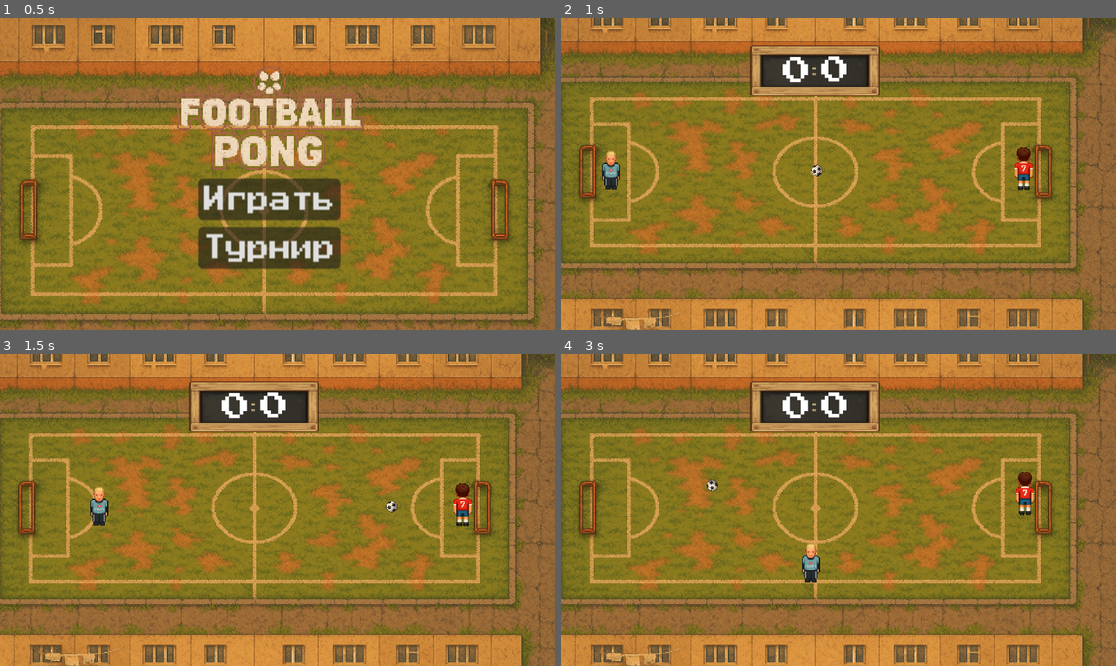
Above: before the commit, frames 1-4 (two rows, left to right).
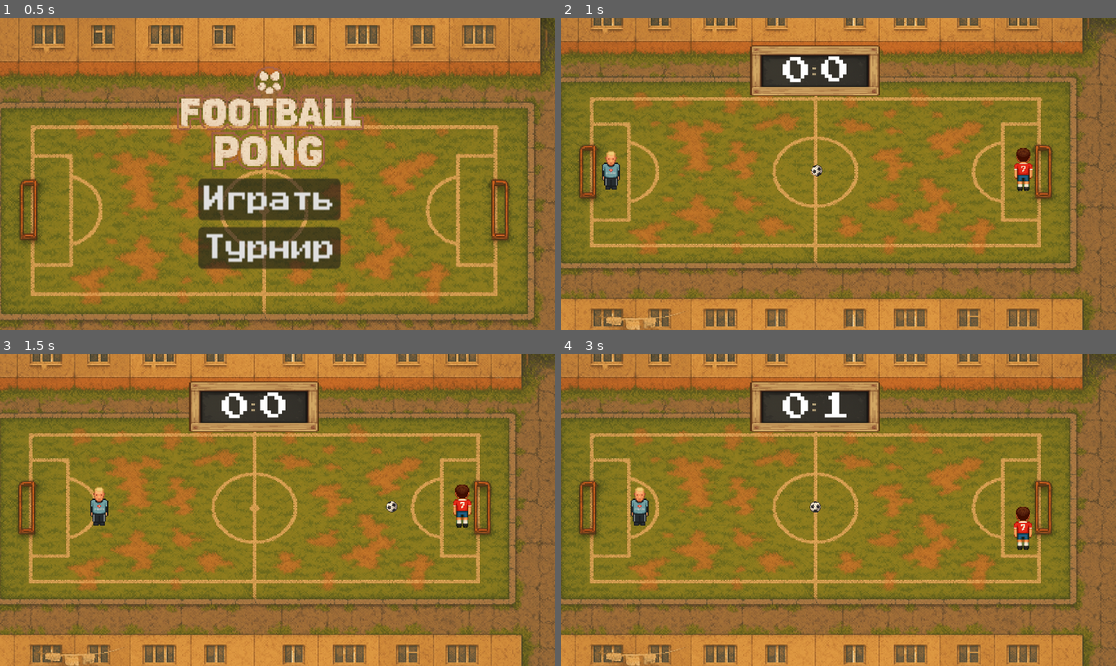
Above: after the commit, the same moments.

Repository: supervi5w4/footballpong
Game: Godot game, scene res://scenes/menu.tscn
Two runs of this game, one before a commit and one after it. Both use one fixed random seed, a clock stepped at 60 frames per second and the inputs below.
Inputs:
- Up to frame 1 (0.5 s): no input
- Up to frame 2 (1 s): click "Играть" at 0.5 s
- Up to frame 3 (1.5 s): hold Right (ui_right) from 1.28 s (still down)
- Up to frame 4 (3 s): release Right (ui_right) at 2.03 s; hold Down (ui_down) 2.03-2.78 s; hold Right (ui_right) from 2.78 s (still down)

Frame 1 is identical in both runs. In frame 2, 0.2% of the frame differs, in the area x 81-85%, y 41-56%; in frame 3, 0.2%; in frame 4, 1.7%, in the area x 12-86%, y 12-74%.

Commit message:
Add files via upload

Diff:
--- a/scenes/ai_paddle.gd
+++ b/scenes/ai_paddle.gd
@@ -1,15 +1,15 @@
 # ------------------------------------------------------------
 # AiPaddle.gd — Advanced AI for Football Pong
-# Godot 4.4.1 | GDScript 2.0 | v2.6+ (HIGH_SPEED_DEFEND, EDGE_GUARD, aggression)
+# Godot 4.4.1 | GDScript 2.0
+# v2.6+ (HIGH_SPEED_DEFEND, EDGE_GUARD, aggression, safety fixes)
 # ------------------------------------------------------------
 extends CharacterBody2D
 class_name AiPaddle
 
 # ---------------- Tunables & Constants ----------------
-@export var skill: float = 0.85
-@export_enum("aggressive", "balanced", "defensive")
-var behaviour_style: String = "balanced"
-@export var aggression: float = 0.5    # 0 — очень сдержанно, 1 — очень навязчиво
+@export_range(0.0, 1.0, 0.01) var skill: float = 0.85
+@export_enum("aggressive", "balanced", "defensive") var behaviour_style: String = "balanced"
+@export_range(0.0, 1.0, 0.01) var aggression: float = 0.5  # 0 — сдержанно, 1 — навязчиво
 
 @export var ball_path: NodePath
 @export var player_path: NodePath
@@ -57,8 +57,12 @@
 
 # ---------------- READY ----------------
 func _ready() -> void:
-	_ball   = get_node(ball_path)   as RigidBody2D
-	_player = get_node(player_path) as CharacterBody2D
+	_ball   = get_node_or_null(ball_path)   as RigidBody2D
+	_player = get_node_or_null(player_path) as CharacterBody2D
+	if _ball == null or _player == null:
+		push_error("AiPaddle: ball_path/player_path не назначены.")
+		set_physics_process(false)
+		return
 	start_pos = global_position
 	_think()
 	_schedule_next_think()
@@ -82,22 +86,28 @@
 	_handle_ball_collisions()
 	_check_first_hit_reset()
 
-# ------------ Collision & First‑hit helpers ------------
+# ------------ Collision & First-hit helpers ------------
 func _handle_ball_collisions() -> void:
 	for i in range(get_slide_collision_count()):
 		var col: KinematicCollision2D = get_slide_collision(i)
-		if col.get_collider() is RigidBody2D and col.get_collider().is_in_group("ball"):
-			var info: Dictionary = Utils.reflect(
-				(col.get_collider() as RigidBody2D).linear_velocity,
-				col.get_normal(),
-				velocity, 1.07)
-			var ball: RigidBody2D = col.get_collider() as RigidBody2D
+		var rb := col.get_collider() as RigidBody2D
+		if rb and rb.is_in_group("ball"):
+			var info: Dictionary = Utils.reflect(rb.linear_velocity, col.get_normal(), velocity, 1.07)
+
 			if _is_first_hit:
-				var sign_dir: float = sign(ball.global_position.y - _player.global_position.y)
+				var sign_dir: float = sign(rb.global_position.y - _player.global_position.y)
 				info["vel"].y += sign_dir * FIRST_HIT_DEVIATION_Y
 				_is_first_hit = false
-			ball.linear_velocity  = info["vel"]
-			ball.angular_velocity = info["spin"]
+
+			# Модель "промаха" для слабого бота
+			var miss := pow(1.0 - skill, 2.0)
+			if randf() < miss:
+				var angle_err := randf_range(-0.35, 0.35) * (1.0 + (1.0 - skill))
+				info["vel"]  = info["vel"].rotated(angle_err) * lerp(0.5, 1.0, skill)
+				info["spin"] = info["spin"] * lerp(0.5, 1.0, skill)
+
+			rb.linear_velocity  = info["vel"]
+			rb.angular_velocity = info["spin"]
 
 func _check_first_hit_reset() -> void:
 	if not _is_first_hit:
@@ -108,11 +118,17 @@
 # ---------------- THINK ----------------
 func _think() -> void:
 	var style: Dictionary = STYLE_DB.get(behaviour_style, STYLE_DB["balanced"])
+	aggression = clamp(aggression, 0.0, 1.0)
+
 	var ball_pos: Vector2 = _ball.global_position
 	var player_pos: Vector2 = _player.global_position
-	var ball_dir: Vector2 = _ball.linear_velocity.normalized()
+
+	var lv: Vector2 = _ball.linear_velocity
+	var spd: float = lv.length()
+	var ball_dir: Vector2 = (lv / max(spd, 0.0001))  # безопасная "нормализация"
+
 	var ball_behind: bool = _is_ball_behind()
-	var heading_to_goal: bool = (defends_right_side and _ball.linear_velocity.x > 0.0) or (not defends_right_side and _ball.linear_velocity.x < 0.0)
+	var heading_to_goal: bool = (defends_right_side and lv.x > 0.0) or (not defends_right_side and lv.x < 0.0)
 
 	if ball_behind:
 		_state = State.DODGE if heading_to_goal else State.RETREAT
@@ -126,10 +142,9 @@
 		var toward_me: Vector2 = (global_position - ball_pos).normalized()
 		var b_to_player: bool = ball_dir.dot(toward_player) > 0.7
 		var b_to_me: bool = ball_dir.dot(toward_me) > 0.7
-		var ball_speed: float = _ball.linear_velocity.length()
-		var fast_ball: bool = ball_speed > FAST_BALL_SPEED
+		var fast_ball: bool = spd > FAST_BALL_SPEED
 		var edge_near: bool = ball_pos.y < EDGE_MARGIN or ball_pos.y > float(FIELD_SIZE.y) - EDGE_MARGIN
-		var strong_hit: bool = b_to_me and (ball_speed > STRONG_HIT_SPEED or abs(ball_dir.y) > STRONG_HIT_ANGLE)
+		var strong_hit: bool = b_to_me and (spd > STRONG_HIT_SPEED or abs(ball_dir.y) > STRONG_HIT_ANGLE)
 
 		if strong_hit and randf() < 0.5:
 			_state = State.DODGE
@@ -142,11 +157,11 @@
 			_target_pos = _edge_guard_pos(ball_pos)
 		elif not _is_on_my_side(ball_pos) or not b_to_me:
 			_state = State.INTERCEPT
-			_target_pos = _predict_multi_bounce(ball_pos, _ball.linear_velocity, max_bounces)
+			_target_pos = _predict_multi_bounce(ball_pos, lv, max_bounces)
 		else:
 			match _state:
 				State.DEFEND:
-					# aggression влияет на вероятность BLOCK_PLAYER: чем выше aggression — тем меньше бот держится позади
+					# Чем выше aggression — тем меньше бот склонен блокировать игрока из обороны
 					var block_chance: float = lerp(0.7, 0.2, aggression)
 					_state = State.INTERCEPT if b_to_me else State.BLOCK_PLAYER if b_to_player and randf() < block_chance else State.ATTACK
 				State.INTERCEPT:
@@ -182,7 +197,7 @@
 				State.BLOCK_PLAYER:
 					_target_pos = _block_pos(player_pos)
 				State.FAKE:
-					_target_pos = ball_pos + Vector2(randf_range(-150.0,150.0), randf_range(-100.0,100.0))
+					_target_pos = ball_pos + Vector2(randf_range(-150.0, 150.0), randf_range(-100.0, 100.0))
 					_fake_timer = 0.25
 				State.ATTACK:
 					_target_pos = _attack_pos(ball_pos)
@@ -240,7 +255,7 @@
 	while b < max_bounces:
 		var toward_me: bool = (defends_right_side and vel.x > 0.0) or (not defends_right_side and vel.x < 0.0)
 		if toward_me:
-			var t_to_me: float = (target_x - pos.x) / vel.x
+			var t_to_me: float = (target_x - pos.x) / max(vel.x, 0.0001)
 			if t_to_me >= 0.0:
 				pos += vel * t_to_me
 				return Vector2(target_x, clamp(pos.y, 80.0, bottom - 80.0))
@@ -254,7 +269,7 @@
 		var toward_player: bool = (defends_right_side and vel.x < 0.0) or (not defends_right_side and vel.x > 0.0)
 		var t_player: float = INF
 		if toward_player:
-			t_player = (player_x - pos.x) / vel.x
+			t_player = (player_x - pos.x) / max(vel.x, 0.0001)
 			if t_player < 0.0:
 				t_player = INF
 		var t_next: float = min(t_wall, t_player)
@@ -268,7 +283,7 @@
 		b += 1
 	if is_zero_approx(vel.x):
 		return Vector2(target_x, clamp(pos.y, 80.0, bottom - 80.0))
-	var t_final: float = (target_x - pos.x) / vel.x
+	var t_final: float = (target_x - pos.x) / max(vel.x, 0.0001)
 	pos += vel * t_final
 	return Vector2(target_x, clamp(pos.y, 80.0, bottom - 80.0))
 
@@ -309,7 +324,8 @@
 	return my_goal.lerp(start_pos, 0.2)
 
 func _add_error(style: Dictionary) -> void:
-	var r: float = ERROR_BASE_RADIUS * pow(1.0 - skill, 2.0) * float(style.error_mult)
+	var weak: float = 1.0 - skill
+	var r: float = ERROR_BASE_RADIUS * weak * weak * (1.0 + weak) * float(style.error_mult)
 	_target_pos += Vector2(randf_range(-r, r), randf_range(-r, r))
 
 func _clamp_advancement() -> void:
@@ -326,8 +342,9 @@
 		velocity = Vector2.ZERO
 		return
 	dir = dir.normalized()
-	var speed_jitter: float = randf_range(1.0 - (1.0 - skill) * 0.3, 1.0 + (1.0 - skill) * 0.3)
-	var speed: float = BASE_SPEED * float(style.speed_mul) * speed_jitter * lerp(0.6, 1.0, skill)
+	var jitter_mag: float = (1.0 - skill) * 0.5
+	var speed_jitter: float = randf_range(1.0 - jitter_mag, 1.0 + jitter_mag)
+	var speed: float = BASE_SPEED * float(style.speed_mul) * speed_jitter * lerp(0.4, 1.0, skill)
 	match _state:
 		State.ATTACK:
 			speed *= 1.2
@@ -342,6 +359,7 @@
 
 func _schedule_next_think() -> void:
 	var style: Dictionary = STYLE_DB.get(behaviour_style, STYLE_DB["balanced"])
-	var react: float = REACTION_BASE + pow(1.0 - skill, 2.0) * 0.4
-	react *= randf_range(0.8, 1.4) * float(style.error_mult)
+	var weak: float = 1.0 - skill
+	var react: float = REACTION_BASE + weak * weak * 0.4
+	react *= randf_range(0.8, 1.4) * float(style.error_mult) * (1.0 + weak)
 	_time_to_next_think = react
